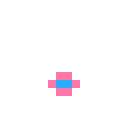
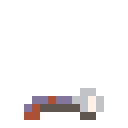
Layers edited between the first and the second 128 x 128 image:
added layer "LAUNCHER" above "BALLISTA" over (24, 88, 104, 120)
hid "LSRAROWA0" over (48, 72, 80, 96)
hid "LSRAROWA4" over (48, 72, 80, 96)
